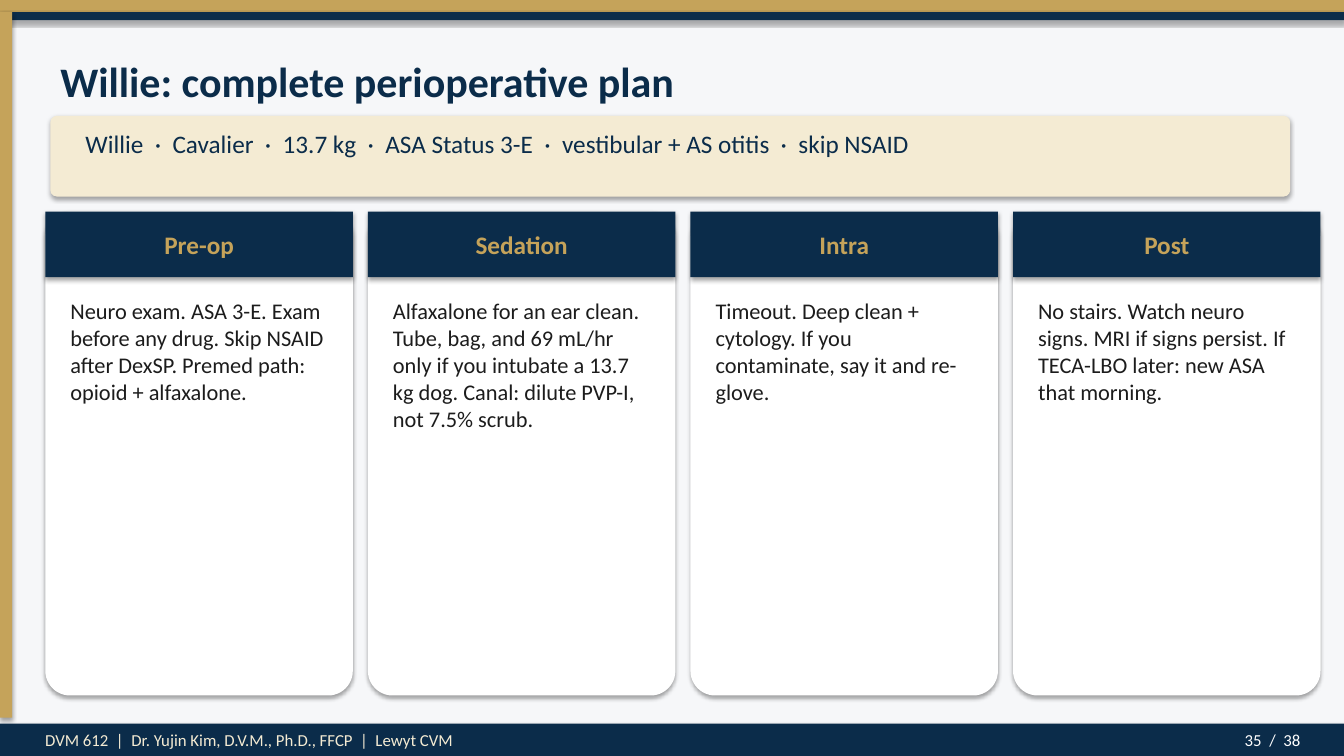
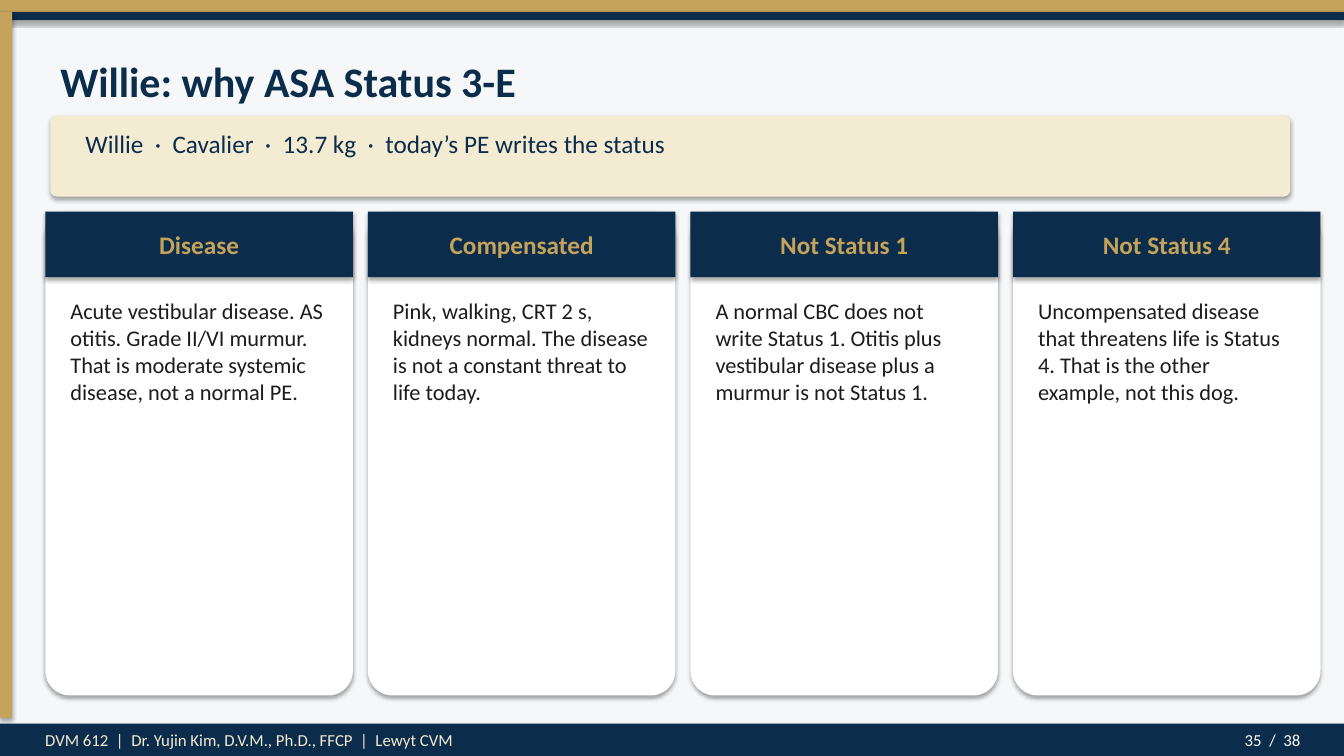
Before and after one commit to drkimvet/happycare, a slide deck: slide 35 of lectures/DVM-612_Week4_Preop_PatientPrep_Postop.pptx. Drawn at 1344x756 pixels with LibreOffice and Linux fonts; fonts in the diff are those of the drawing. Boxes give left, top, right and bottom in pixels: in the first picture for what was removed or moved away, otherwise in the second. Text is boxed around its words. In the diff, an @@ line names an element or a change of style, - is before the commit and + after.

```diff
--- a/lectures/DVM-612_Week4_Preop_PatientPrep_Postop.pptx
+++ b/lectures/DVM-612_Week4_Preop_PatientPrep_Postop.pptx
@@ text at <box>60,67,516,104</box>: text changed @@
-Willie: complete perioperative plan
+Willie: why ASA Status 3-E
@@ text at <box>85,135,665,158</box>: text changed @@
-Willie · Cavalier · 13.7 kg · ASA Status 3-E · vestibular + AS otitis · skip NSAID
+Willie · Cavalier · 13.7 kg · today’s PE writes the status
@@ text at <box>159,236,239,254</box>: text changed @@
-Pre-op
+Disease
@@ text at <box>450,236,594,258</box>: text changed @@
-Sedation
+Compensated
@@ text at <box>780,237,908,254</box>: text changed @@
-Intra
+Not Status 1
@@ text at <box>1103,237,1231,254</box>: text changed @@
-Post
+Not Status 4
@@ text at <box>70,303,323,403</box>: text changed @@
-Neuro exam. ASA 3-E. Exam before any drug. Skip NSAID after DexSP. Premed path: opioid + alfaxalone.
+Acute vestibular disease. AS otitis. Grade II/VI murmur. That is moderate systemic disease, not a normal PE.
@@ text at <box>393,303,648,404</box>: text changed @@
-Alfaxalone for an ear clean. Tube, bag, and 69 mL/hr only if you intubate a 13.7 kg dog. Canal: dilute PVP-I, not 7.5% scrub.
+Pink, walking, CRT 2 s, kidneys normal. The disease is not a constant threat to life today.
@@ text at <box>716,303,941,400</box>: text changed @@
-Timeout. Deep clean + cytology. If you contaminate, say it and re-glove.
+A normal CBC does not write Status 1. Otitis plus vestibular disease plus a murmur is not Status 1.
@@ text at <box>1038,303,1280,404</box>: text changed @@
-No stairs. Watch neuro signs. MRI if signs persist. If TECA-LBO later: new ASA that morning.
+Uncompensated disease that threatens life is Status 4. That is the other example, not this dog.
```
Also in this commit, not shown: 7 other slides changed, 6 other files.
